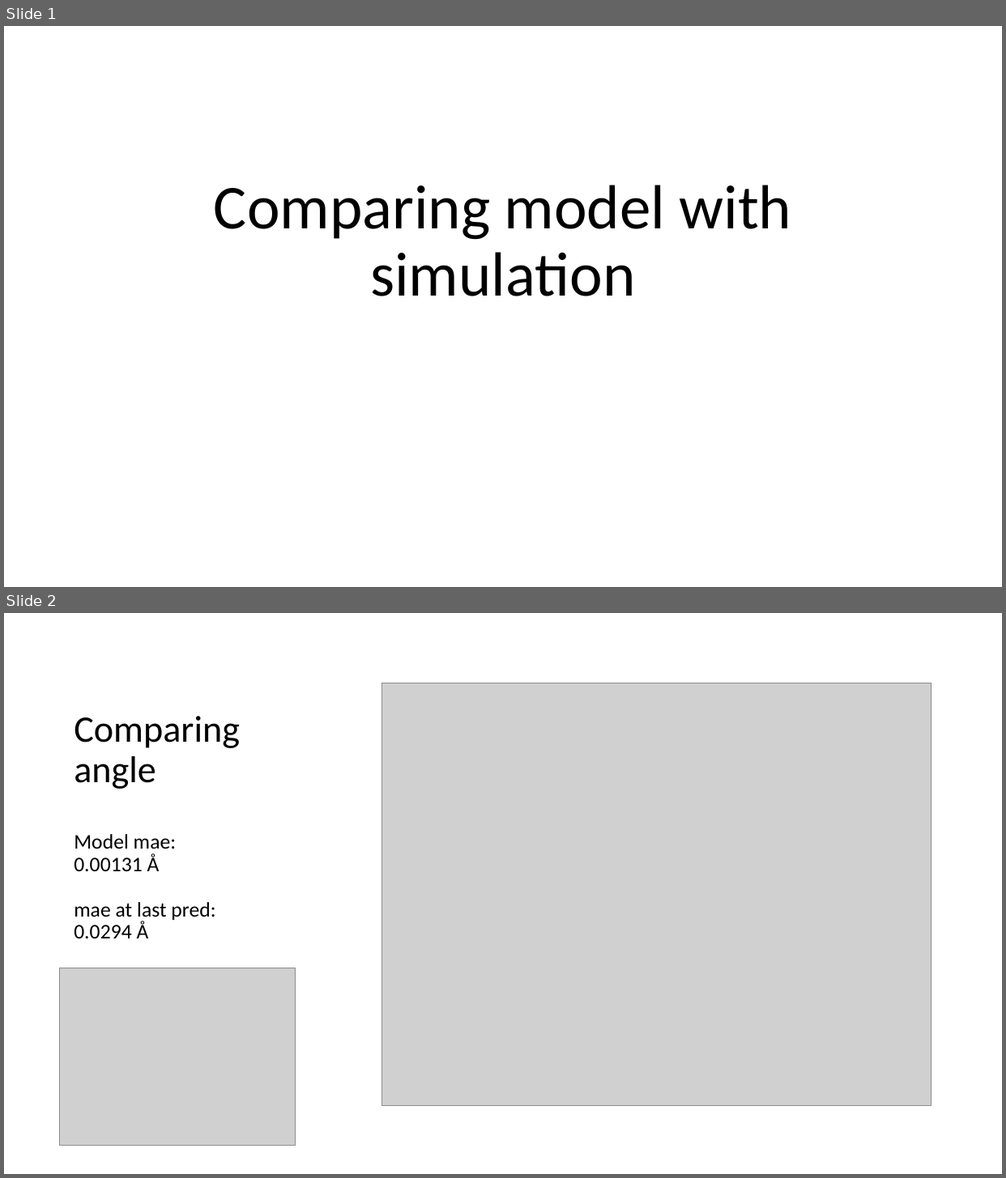
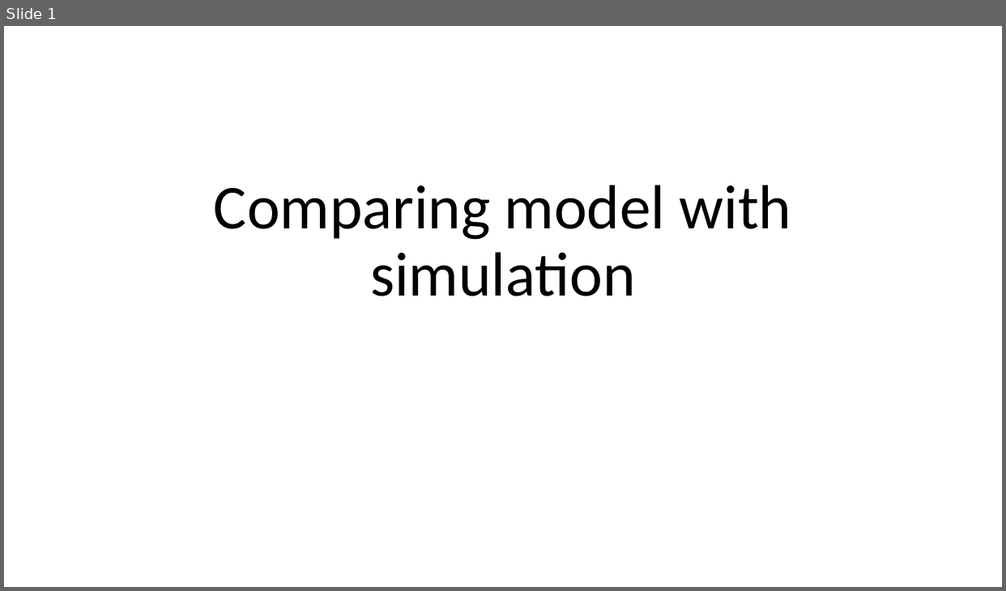
Before and after one commit to BirkDissing/Gemma_group, a slide deck: Master thesis/Meetings/06-03 Comparing model and simulation.pptx. Shown one above the other, each under a label of ours: slides 1 and 2 before the commit, slide 1 after it. The pictures are 1006x1178 and 1006x591 pixels, drawn with LibreOffice and Linux fonts; fonts in the diff are those of the drawing; grey boxes stand for pictures. Boxes give left, top, right and bottom in pixels: in the first picture for what was removed or moved away, otherwise in the second. Text is boxed around its words. In the diff, an @@ line names an element or a change of style, - is before the commit and + after.

```diff
--- a/Master thesis/Meetings/06-03 Comparing model and simulation.pptx
+++ b/Master thesis/Meetings/06-03 Comparing model and simulation.pptx
@@ slide 2 removed at (4,613,1002,1174), background #FFFFFF @@
@@ picture removed at (382,683,931,1106) @@
@@ title removed at (74,716,240,939) @@
-Comparing angle
-Model mae:
-0.00131 Å
-mae at last pred:
-0.0294 Å
@@ picture removed at (59,969,296,1146) @@
```
Also in this commit, not shown: 12 slides added, 4 other slides removed, 5 other files.
